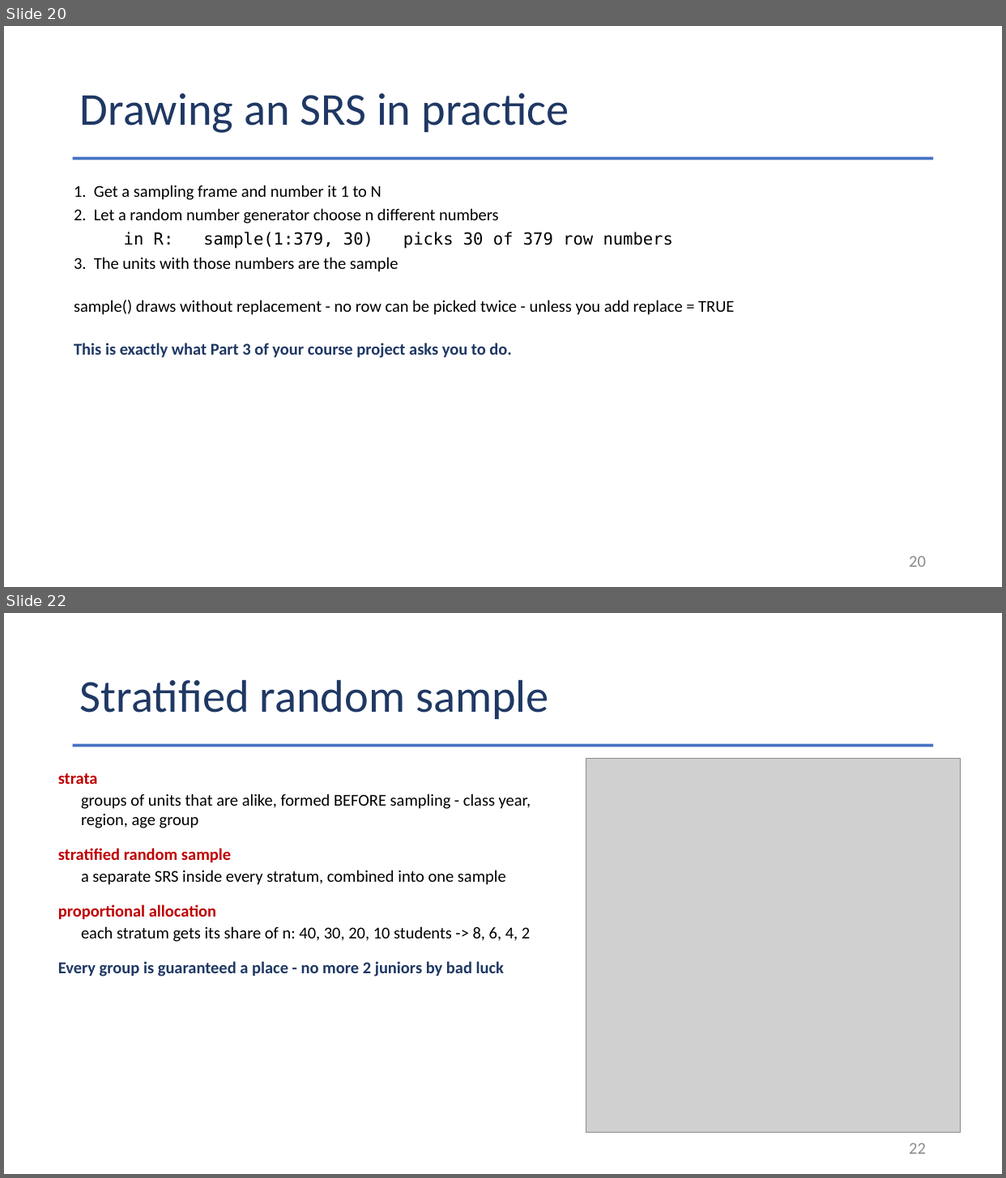
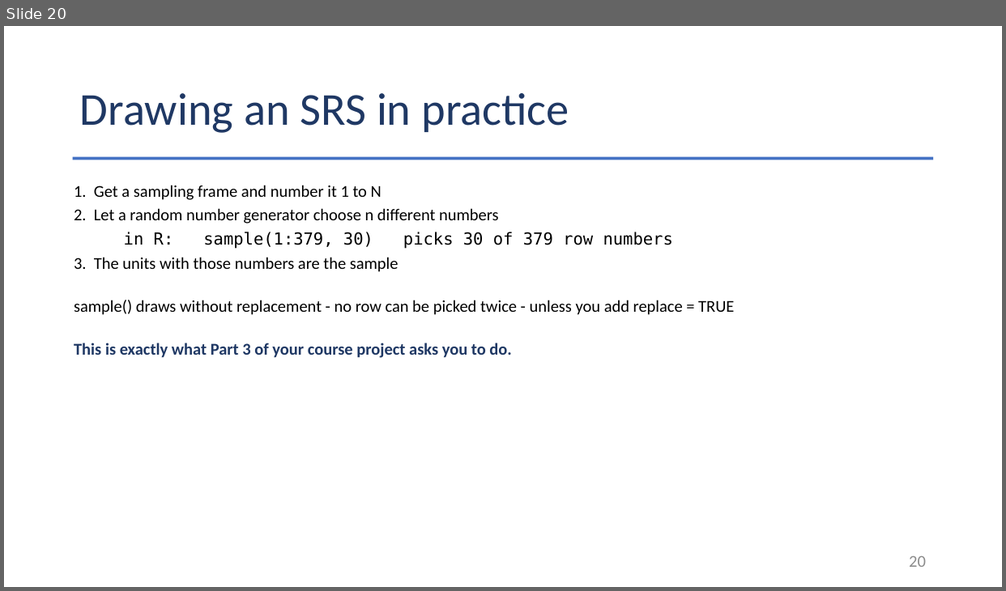
Before and after one commit to Jarred6068/Kvamme_UI_STAT251, a slide deck: docs/lecture_slides/Week 4/Week4_Lecture8_Slides_9_14_2026.pptx. Shown one above the other, each under a label of ours: slides 20 and 22 before the commit, slide 20 after it; the slides between them are not shown. The pictures are 1006x1178 and 1006x591 pixels, drawn with LibreOffice and Linux fonts; fonts in the diff are those of the drawing; grey boxes stand for pictures. Boxes give left, top, right and bottom in pixels: in the first picture for what was removed or moved away, otherwise in the second. Text is boxed around its words. In the diff, an @@ line names an element or a change of style, - is before the commit and + after.

```diff
--- a/docs/lecture_slides/Week 4/Week4_Lecture8_Slides_9_14_2026.pptx
+++ b/docs/lecture_slides/Week 4/Week4_Lecture8_Slides_9_14_2026.pptx
@@ slide 22 removed at <box>4,613,1002,1174</box>, background #FFFFFF @@
@@ title removed at <box>80,679,549,719</box> @@
-Stratified random sample
@@ rectangle removed at <box>73,744,934,747</box> @@
@@ picture removed at <box>586,758,961,1132</box> @@
@@ text removed at <box>58,773,98,784</box> @@
-strata
@@ text removed at <box>81,794,530,828</box> @@
-groups of units that are alike, formed BEFORE sampling - class year, region, age group
@@ text removed at <box>58,848,231,863</box> @@
-stratified random sample
@@ text removed at <box>81,870,506,885</box> @@
-a separate SRS inside every stratum, combined into one sample
@@ text removed at <box>58,905,216,920</box> @@
-proportional allocation
@@ text removed at <box>81,926,530,942</box> @@
-each stratum gets its share of n: 40, 30, 20, 10 students -> 8, 6, 4, 2
@@ text removed at <box>58,961,504,977</box> @@
-Every group is guaranteed a place - no more 2 juniors by bad luck
@@ page number removed at <box>909,1144,926,1154</box> @@
-22
```
Also in this commit, not shown: 1 other slide removed, 58 other files.
